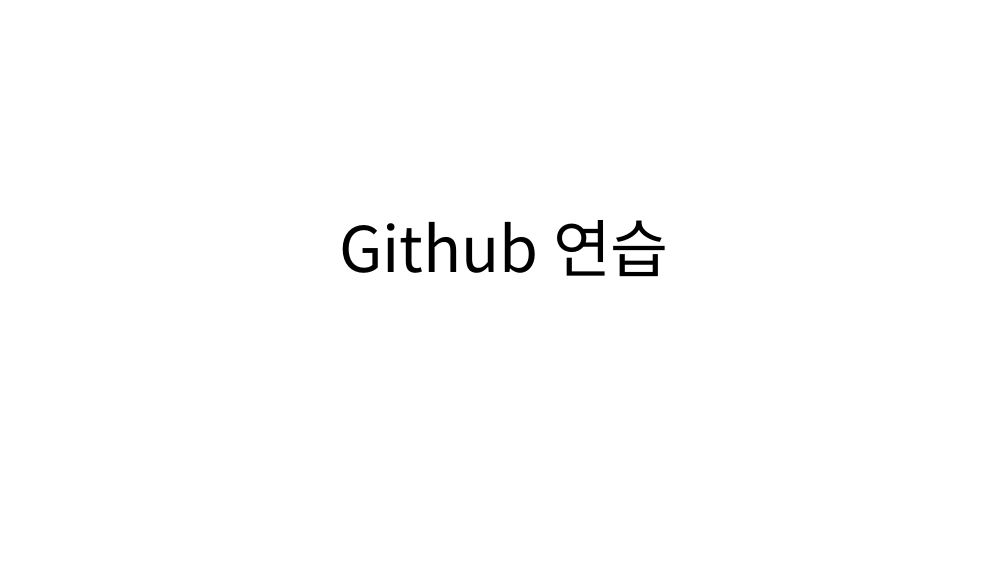
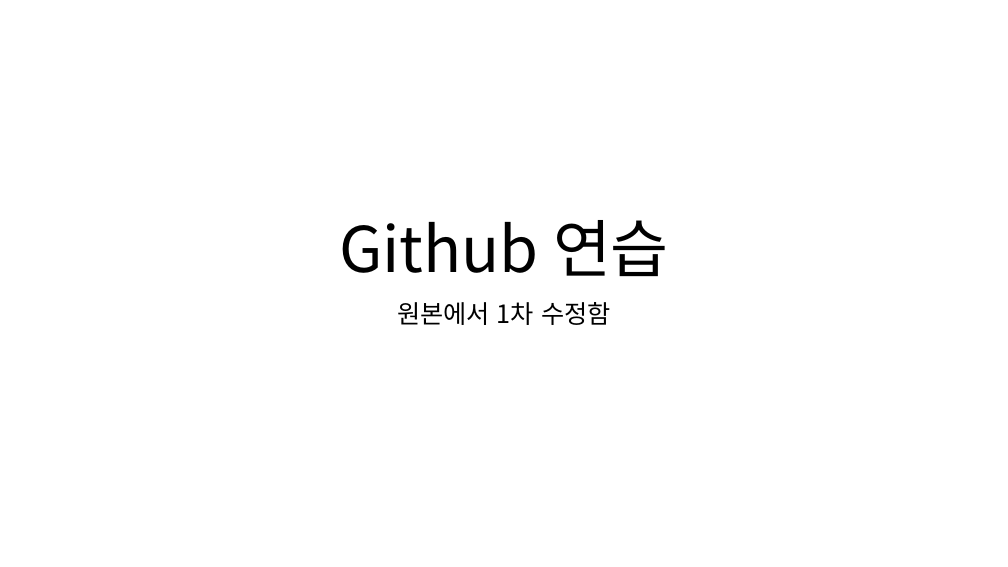
Before and after one commit to dandyas/pjt_1st, a slide deck: slide 1 of Github 연습.pptx. Drawn at 1008x567 pixels with LibreOffice and Linux fonts; fonts in the diff are those of the drawing. Boxes give left, top, right and bottom in pixels: in the first picture for what was removed or moved away, otherwise in the second. Text is boxed around its words. In the diff, an @@ line names an element or a change of style, - is before the commit and + after.

Commit message:
dandy: 여러 형식 파일 local에서 수정하고 commit&push실험

```diff
--- a/Github 연습.pptx
+++ b/Github 연습.pptx
@@ subtitle added at box(397, 302, 611, 325), 24 pt, text #000000 @@
+원본에서 1차 수정함
```
Also in this commit, not shown: 1 other slide changed, 1 slide added, 5 other files.
